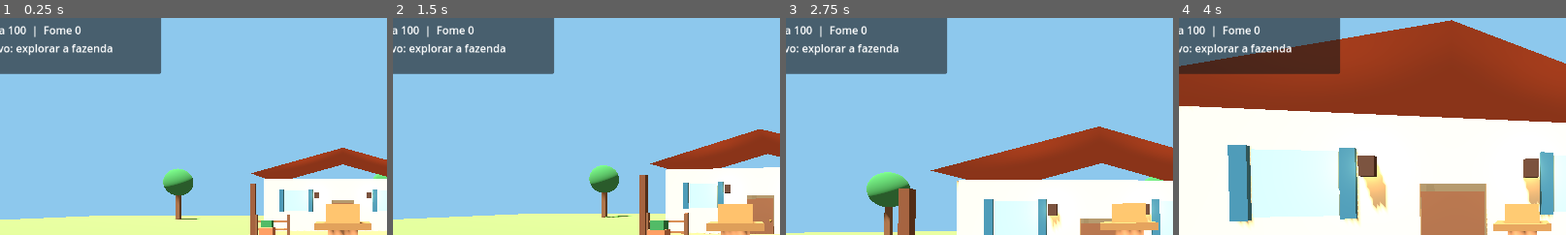
Above: before the commit, frames 1-4 (left to right).
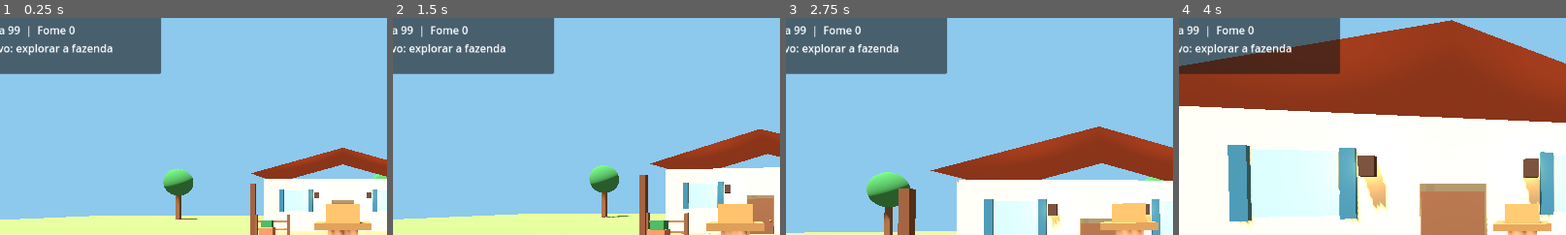
Above: after the commit, the same moments.

Repository: juniordev830/pixel-farm-seasons
Game: Godot game, scene res://main.tscn
The game is run twice, just before and just after one commit, with the same random seed, the same clock (stepped at 60 frames per second) and the same inputs.
Inputs (mouse positions are % of the whole screen's width and height, from its top left):
- Up to frame 1 (0.25 s): no input
- Up to frame 2 (1.5 s): tap Enter (ui_accept) at 0.5, 0.77 s; move the mouse to (55, 50) at 0.52 s; hold Shift 0.53-1.28 s; hold Up (ui_up) from 0.53 s (still down); move the mouse to (45, 50) at 1.27 s; tap E at 1.35 s
- Up to frame 3 (2.75 s): keep holding Up (ui_up); tap Enter (ui_accept) at 1.52 s; move the mouse to (52, 48) at 2.02 s; hold Space from 2.03 s (still down)
- Up to frame 4 (4 s): keep holding Up (ui_up); move the mouse to (49, 52) at 2.77 s; release Space at 2.78 s; tap Shift at 2.85 s; tap Enter (ui_accept) at 3.02, 3.77 s; move the mouse to (57, 51) at 3.52 s; tap E at 3.6 s
The pictures show only the part of the screen within x 6-56%, y 7-57%; the shares and areas given below are measured in that part.

The runs differ from the first frame. In frame 1, 0.4% of the frame differs, in the area x 2-22%, y 3-9%; in frame 2, 0.4%; in frame 3, 0.4%; in frame 4, 0.4%.
Error before the commit: Invalid access to property or key 'environment' on a base object of type 'null instance'. (res://day_night_controller.gd:46)
Error after the commit: Invalid access to property or key 'environment' on a base object of type 'null instance'. (res://day_night_controller.gd:54)

Commit message:
fix: maintain authoritative day counter on midnight rollover and sleep

Diff:
--- a/godot/day_night_controller.gd
+++ b/godot/day_night_controller.gd
@@ -6,6 +6,7 @@
 @export var paused: bool = false
 
 var minute: float
+var day_index: int = 0
 @onready var sun: DirectionalLight3D = $"../Environment/Sun"
 @onready var world: WorldEnvironment = $"../Environment/WorldEnvironment"
 
@@ -15,12 +16,19 @@
 
 func _process(delta: float) -> void:
     if not paused:
-        minute = fposmod(minute + delta * game_minutes_per_real_second, 1440.0)
+        var total_minutes: float = minute + delta * game_minutes_per_real_second
+        if total_minutes >= 1440.0:
+            day_index += int(floor(total_minutes / 1440.0))
+        minute = fposmod(total_minutes, 1440.0)
         _update_lighting()
 
 func set_clock(hour: int, minute_part: int) -> void:
     minute = float(posmod(hour, 24) * 60 + posmod(minute_part, 60))
     _update_lighting()
+
+func advance_to_next_morning() -> void:
+    day_index += 1
+    set_clock(6, 0)
 
 func get_clock() -> String:
     return "%02d:%02d" % [int(minute / 60.0), int(minute) % 60]
